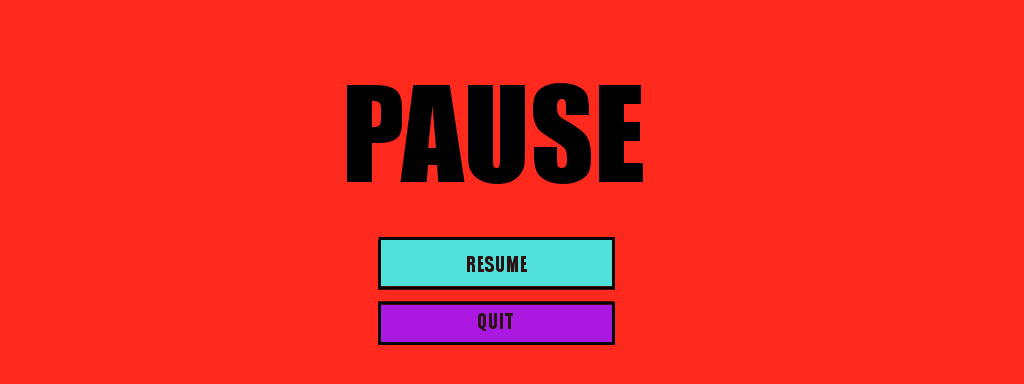
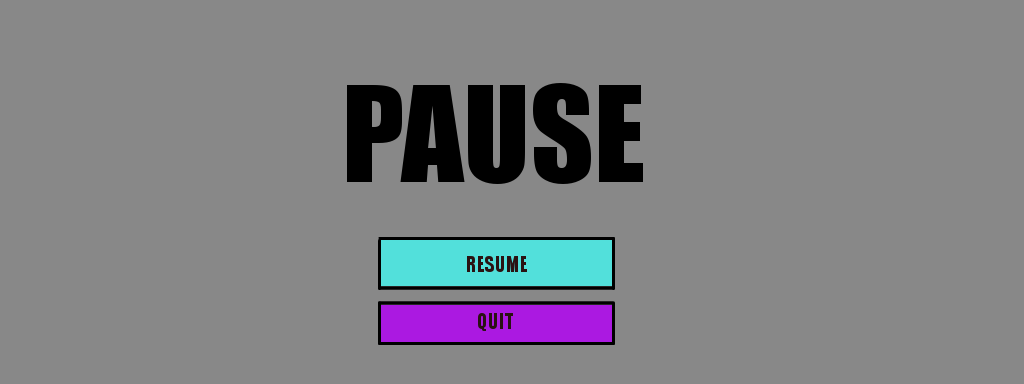
Two versions of the same layered image (w=1024, h=384). Layer-by-layer changes:
painted on "Background" over [0, 0, 1024, 384]
